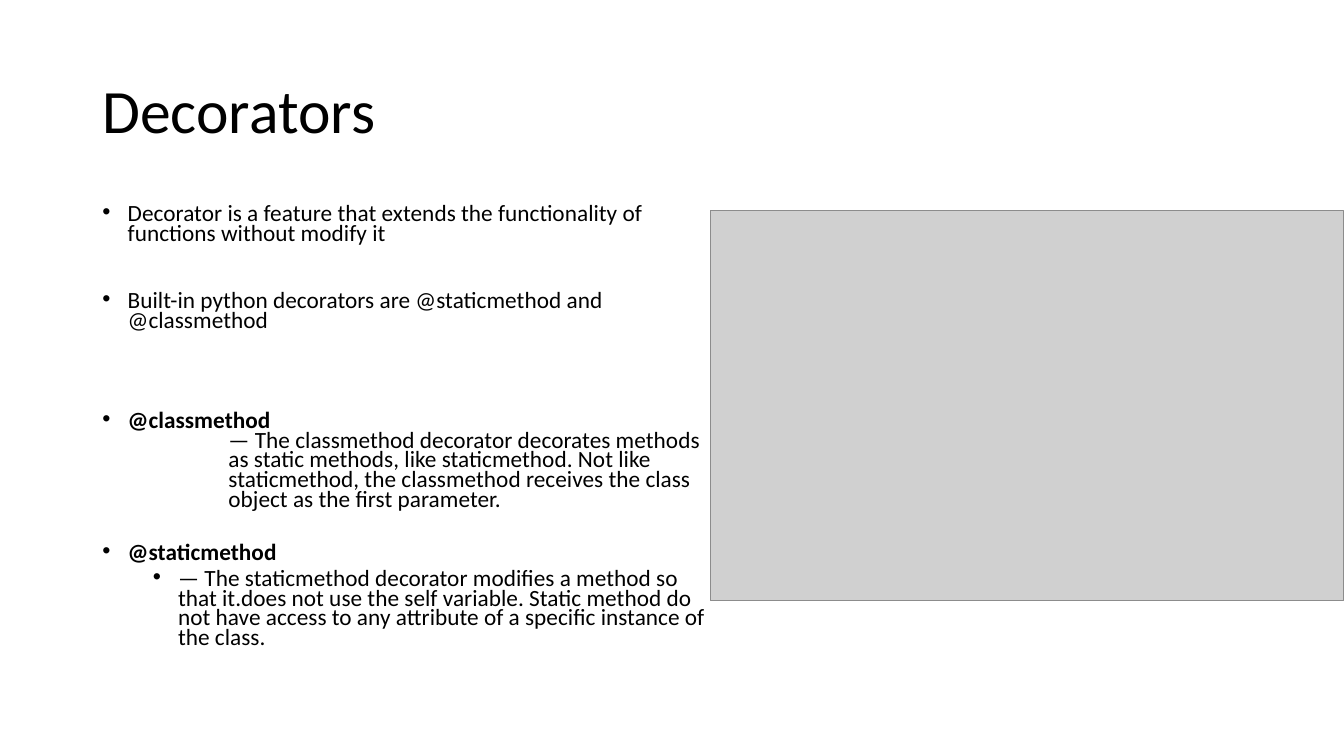
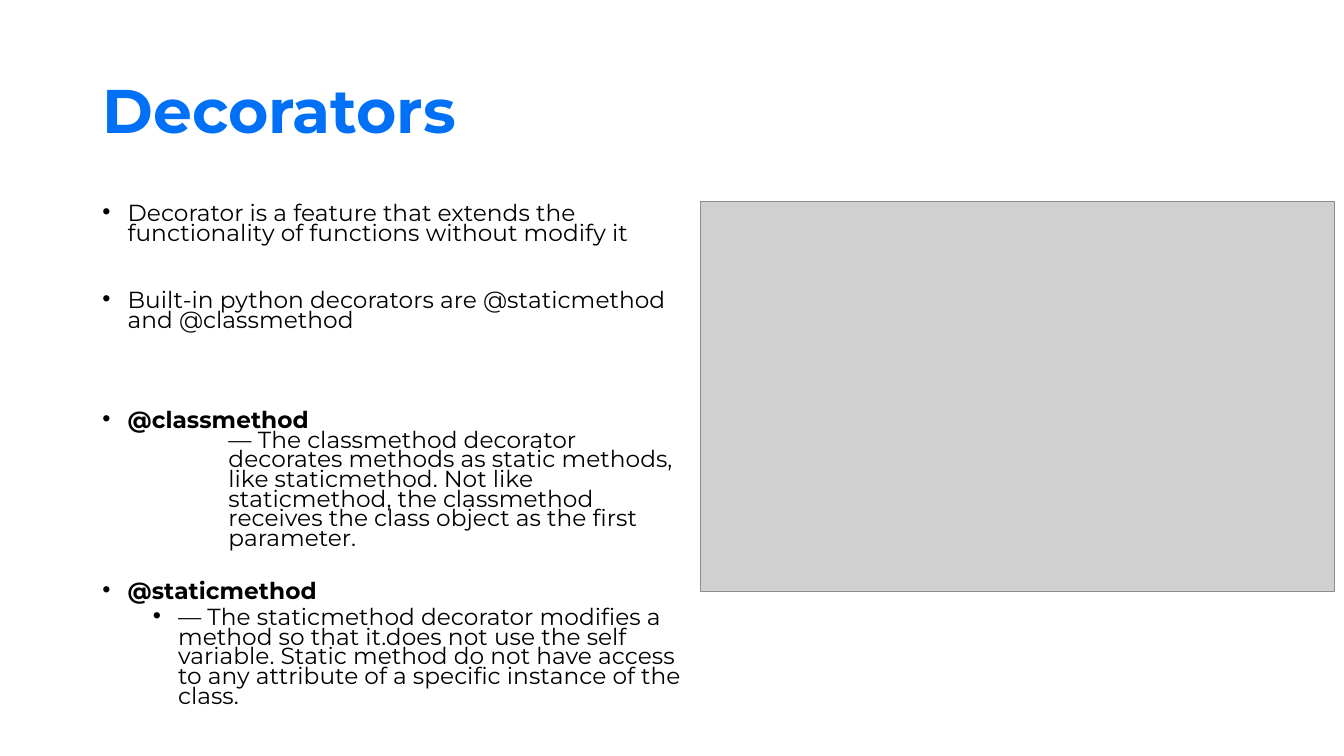
Before and after one commit to Spax04/PythonCourse, a slide deck: slide 15 of adv_new/Module 01 - Advanced technics.pptx. Drawn at 1344x756 pixels with LibreOffice and Linux fonts; fonts in the diff are those of the drawing; grey boxes stand for pictures; background and template pictures are left out. Boxes give left, top, right and bottom in pixels: in the first picture for what was removed or moved away, otherwise in the second. Text is boxed around its words. In the diff, an @@ line names an element or a change of style, - is before the commit and + after.

```diff
--- a/adv_new/Module 01 - Advanced technics.pptx
+++ b/adv_new/Module 01 - Advanced technics.pptx
@@ title "Decorators" at <box>102,90,456,134</box>: font Calibri to Montserrat, text colour #000000 to #0071F6, bold on @@
@@ text "Decorator is a feature that ..." at <box>128,203,680,690</box>: font Calibri to Montserrat @@
@@ picture: place and size @@
-picture at <box>711,211,1344,601</box>
+picture at <box>701,202,1335,592</box>
```
Also in this commit, not shown: 65 other slides changed, 15 other files.
